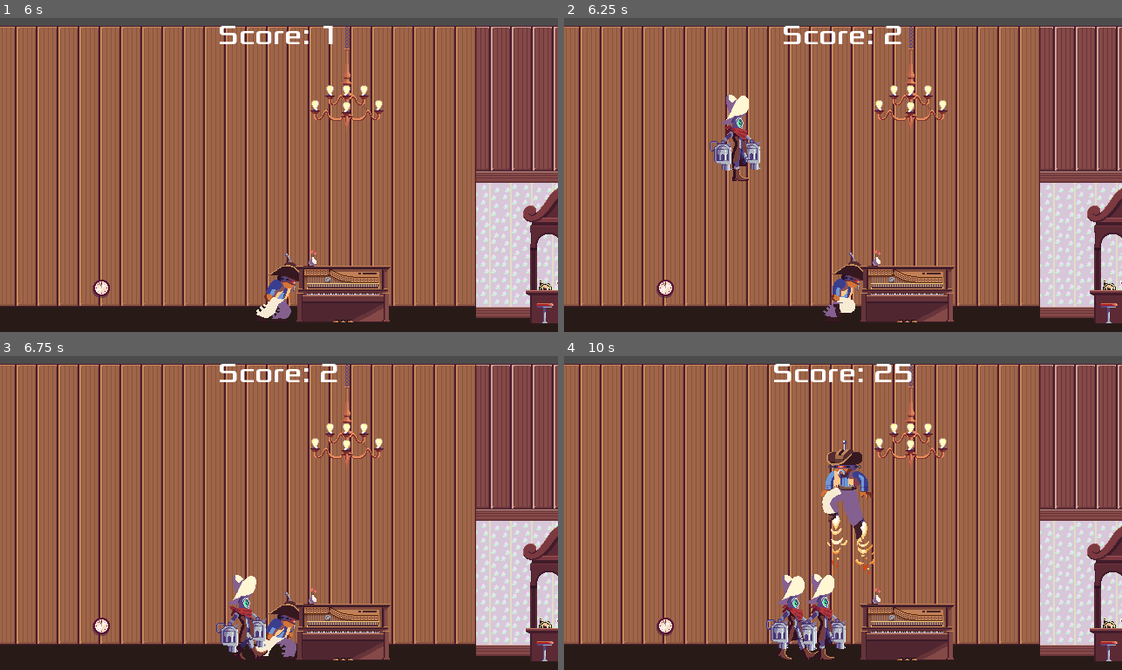
Above: before the commit, frames 1-4 (two rows, left to right).
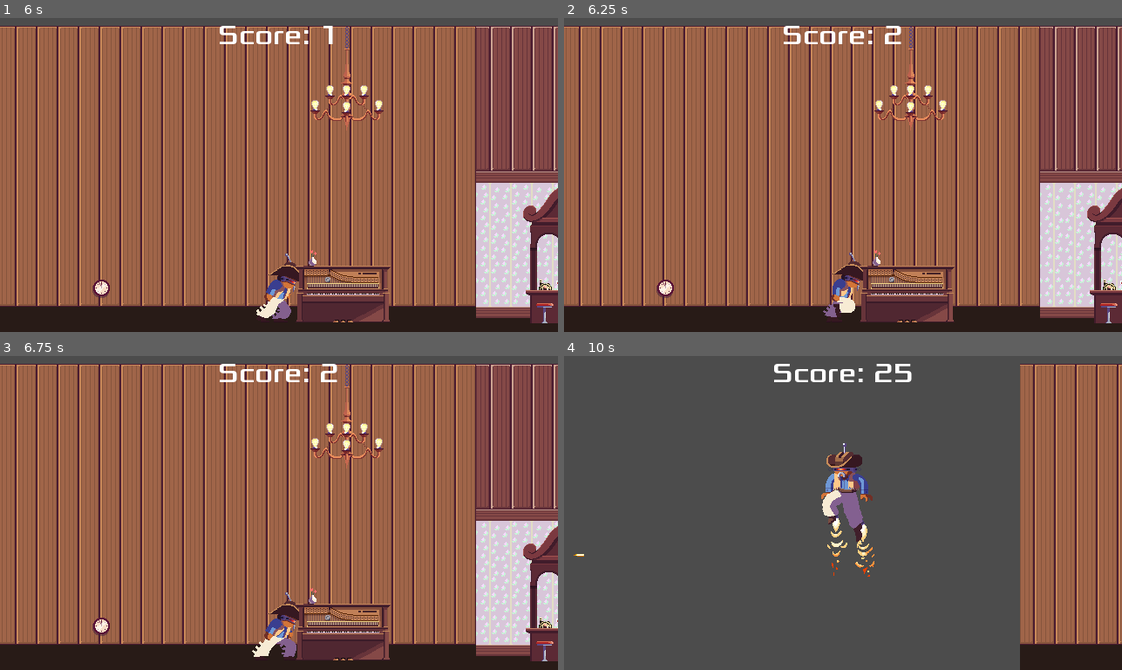
Above: after the commit, the same moments.

Repository: ttalexander2/Galactic-Hoedown-Showdown
Game: Godot game, scene res://Opening.tscn
The game is run twice, just before and just after one commit, with the same random seed, the same clock (stepped at 60 frames per second) and the same inputs.
Inputs (mouse positions are in pixels of both pictures, inside the frame that each line leads up to):
- Up to frame 1 (6 s): tap Enter (ui_accept) at 0.5, 0.6, 0.77, 1.07, 1.35, 1.52, 1.82, 2.1, 2.75, 2.85, 3.02, 3.32, 3.5, 3.6, 3.77, 4.07, 4.35, 4.52, 4.82, 5.1, 5.85 s; move the mouse to (251, 237) at 0.52 s; hold Space (ui_up) 0.53-2.03 s; click (251, 237) at 0.67 s; move the mouse to (446, 222) at 1.27 s; move the mouse to (111, 127) at 2.02 s; hold Left (ui_left) 2.03-3.53 s; move the mouse to (306, 175) at 2.77 s; click (306, 175) at 2.92 s; move the mouse to (195, 96) at 3.52 s; hold Down (ui_down) 3.53-4.28 s; move the mouse to (279, 291) at 4.27 s; hold Right (ui_right) 4.28-5.03 s; click (279, 291) at 4.42 s; move the mouse to (167, 190) at 5.02 s; hold Space (ui_up) 5.03-5.78 s; click (167, 190) at 5.17 s; move the mouse to (334, 105) at 5.77 s; hold Right (ui_right) from 5.78 s (still down)
- Up to frame 2 (6.25 s): keep holding Right (ui_right); tap Enter (ui_accept) at 6.02 s
- Up to frame 3 (6.75 s): keep holding Right (ui_right); tap Enter (ui_accept) at 6.32, 6.6 s; move the mouse to (251, 575) at 6.52 s
- Up to frame 4 (10 s): tap Enter (ui_accept) at 6.77, 7.07, 7.35, 7.52, 7.82, 8.1, 8.85, 9.02, 9.32, 9.6, 9.77 s; move the mouse to (1010, 560) at 7.27 s; click (1010, 560) at 7.42 s; move the mouse to (675, 465) at 8.02 s; release Right (ui_right) at 8.03 s; hold Down (ui_down) 8.03-8.78 s; move the mouse to (870, 513) at 8.77 s; hold Left (ui_left) 8.78-9.53 s; move the mouse to (759, 434) at 9.52 s; hold Space (ui_up) from 9.53 s (still down); click (759, 434) at 9.67 s

Frame 1 is identical in both runs. In frame 2, 1.2% of the frame differs, in the area x 26-36%, y 24-52%; in frame 3, 1.2%; in frame 4, 92%, in the area x 0-100%, y 2-100%.

Commit message:
Updated lives.

Diff:
--- a/Main.tscn
+++ b/Main.tscn
@@ -26,7 +26,7 @@
 enemy = ExtResource( 5 )
 
 [node name="EnemySpawnTimer" type="Timer" parent="."]
-wait_time = 2.0
+wait_time = 10.0
 autostart = true
 
 [node name="LevelStruct" type="Node" parent="."]
--- a/Player.gd
+++ b/Player.gd
@@ -34,7 +34,7 @@
 
 var has_jump = 1;
 
-var lives = 3
+var lives = 10
 
 
 
